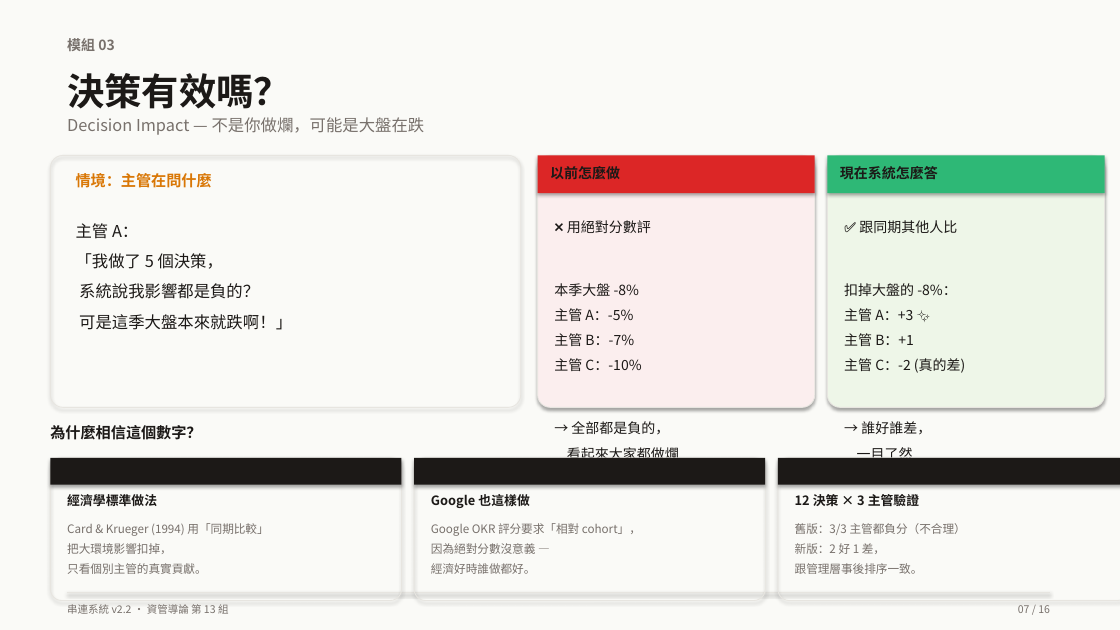
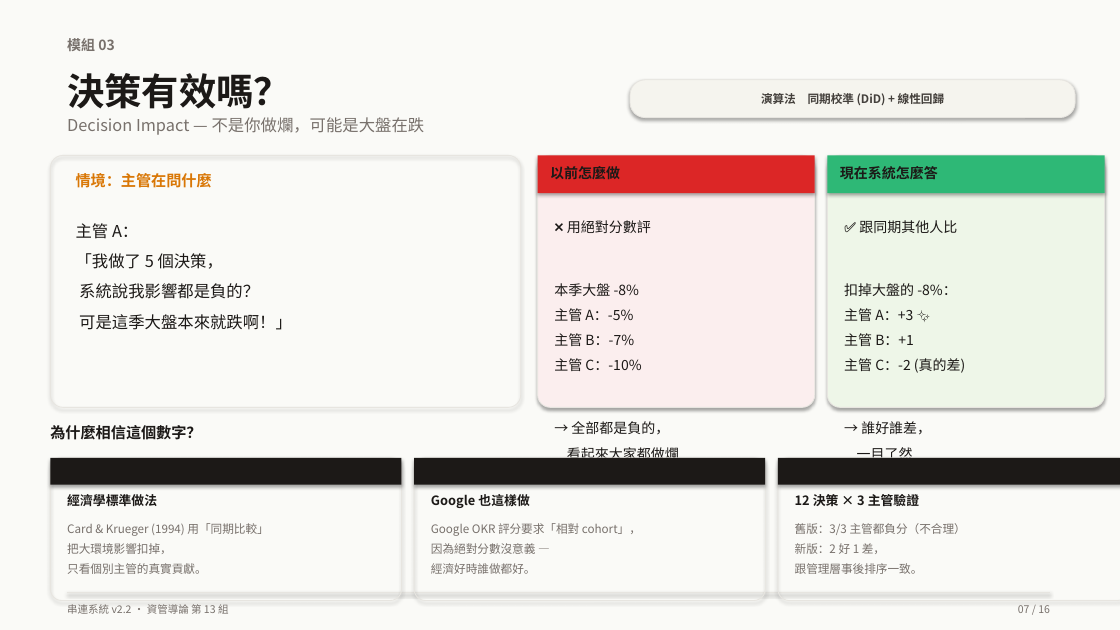
Before and after one commit to Peter2594/chuanlien-system-v2, a slide deck: slide 7 of docs/串連系統_簡報.pptx. Drawn at 1120x630 pixels with LibreOffice and Linux fonts; fonts in the diff are those of the drawing. Boxes give left, top, right and bottom in pixels: in the first picture for what was removed or moved away, otherwise in the second. Text is boxed around its words. In the diff, an @@ line names an element or a change of style, - is before the commit and + after.

Commit message:
docs(slides): 三大模組頁加上演算法 chip（標題右上角）
slide 5-7 三個模組頁面的標題右側加一個淡灰圓角小卡，
顯示該模組使用的演算法名稱（中文）：

  slide 5 員工負載：經驗百分位 + 時間衰減 + Gini 不均度
  slide 6 健康度：  六維加權評分 + 不對稱偵測
  slide 7 決策影響：同期校準 (DiD) + 線性回歸

chip 用 SOFT_BG 淡灰底 + INK_MID 深灰字 + 10pt，
不搶主畫面戲份，但教授掃過去能看到演算法名。

```diff
--- a/docs/串連系統_簡報.pptx
+++ b/docs/串連系統_簡報.pptx
@@ rounded rectangle added at (630,80,1075,118), fill #F5F4EE, outline #E7E5E0 0.75 pt, 10 pt, text #44403C, bold @@
+演算法 同期校準 (DiD) + 線性回歸
```
Also in this commit, not shown: 2 other slides changed, 1 other file.
